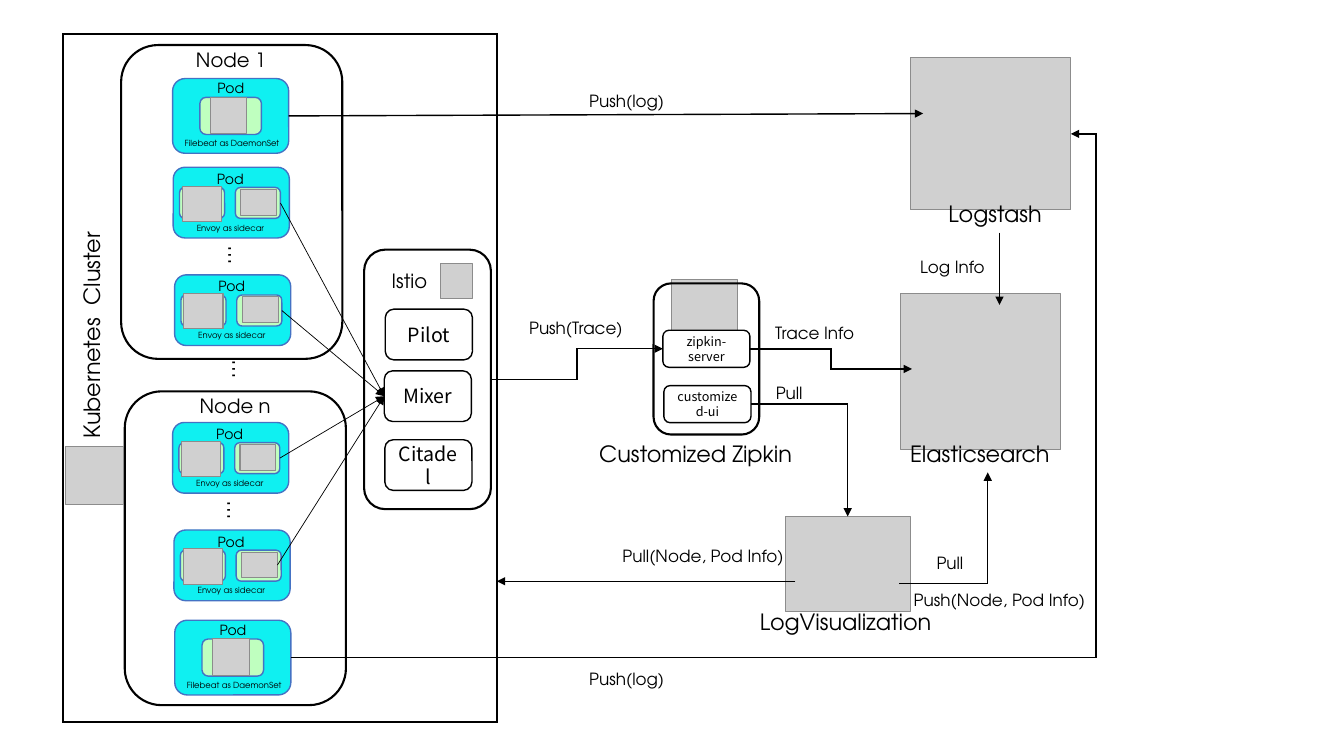
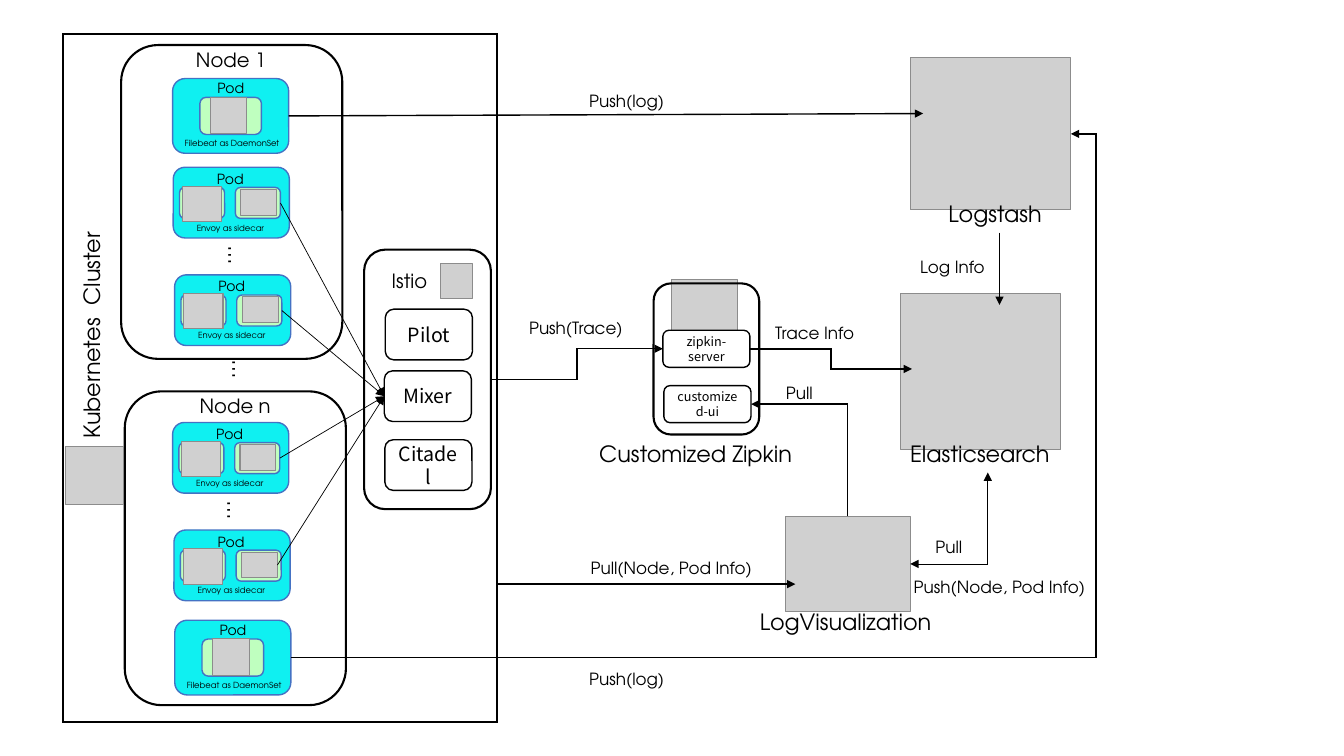
Before and after one commit to Rogen319/logvisualization, a slide deck: slide 2 of architecture.pptx. Drawn at 1344x756 pixels with LibreOffice and Linux fonts; fonts in the diff are those of the drawing; grey boxes stand for pictures. Boxes give left, top, right and bottom in pixels: in the first picture for what was removed or moved away, otherwise in the second. Text is boxed around its words. In the diff, an @@ line names an element or a change of style, - is before the commit and + after.

Commit message:
Update the architecture. Simplify the log info

```diff
--- a/architecture.pptx
+++ b/architecture.pptx
@@ text "Pull": place and size @@
-text "Pull" at (776, 386, 803, 405)
+text "Pull" at (786, 386, 813, 405)
@@ elbow arrow moved from (751, 404) - (848, 516) to (848, 516) - (751, 404) @@
@@ elbow arrow moved from (900, 584) - (988, 473) to (910, 565) - (988, 473) @@
@@ elbow arrow (910, 565) - (988, 473): elbow arrow to elbow double arrow; stroke #000000 1 pt to #000000 0.5 pt @@
@@ text "Pull": place and size @@
-text "Pull" at (937, 556, 964, 569)
+text "Pull" at (935, 540, 962, 553)
@@ text "Pull(Node, Pod Info)": place and size @@
-text "Pull(Node, Pod Info)" at (622, 549, 784, 566)
+text "Pull(Node, Pod Info)" at (591, 561, 752, 578)
@@ arrow moved from (796, 582) - (497, 582) to (497, 584) - (796, 584) @@
@@ text "Push(Node, Pod Info)": place and size @@
-text "Push(Node, Pod Info)" at (914, 593, 1085, 610)
+text "Push(Node, Pod Info)" at (914, 580, 1085, 597)
```
Also in this commit, not shown: 1 other slide changed, 4 other files.
